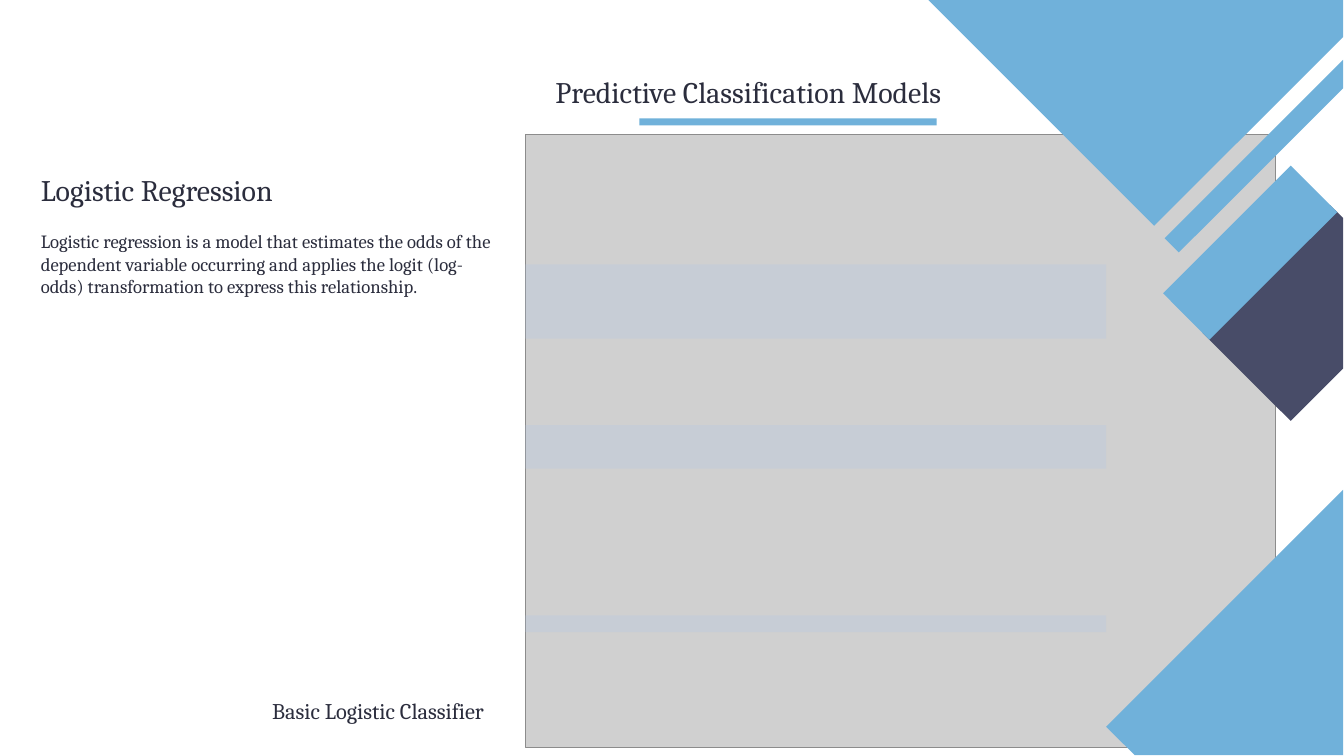
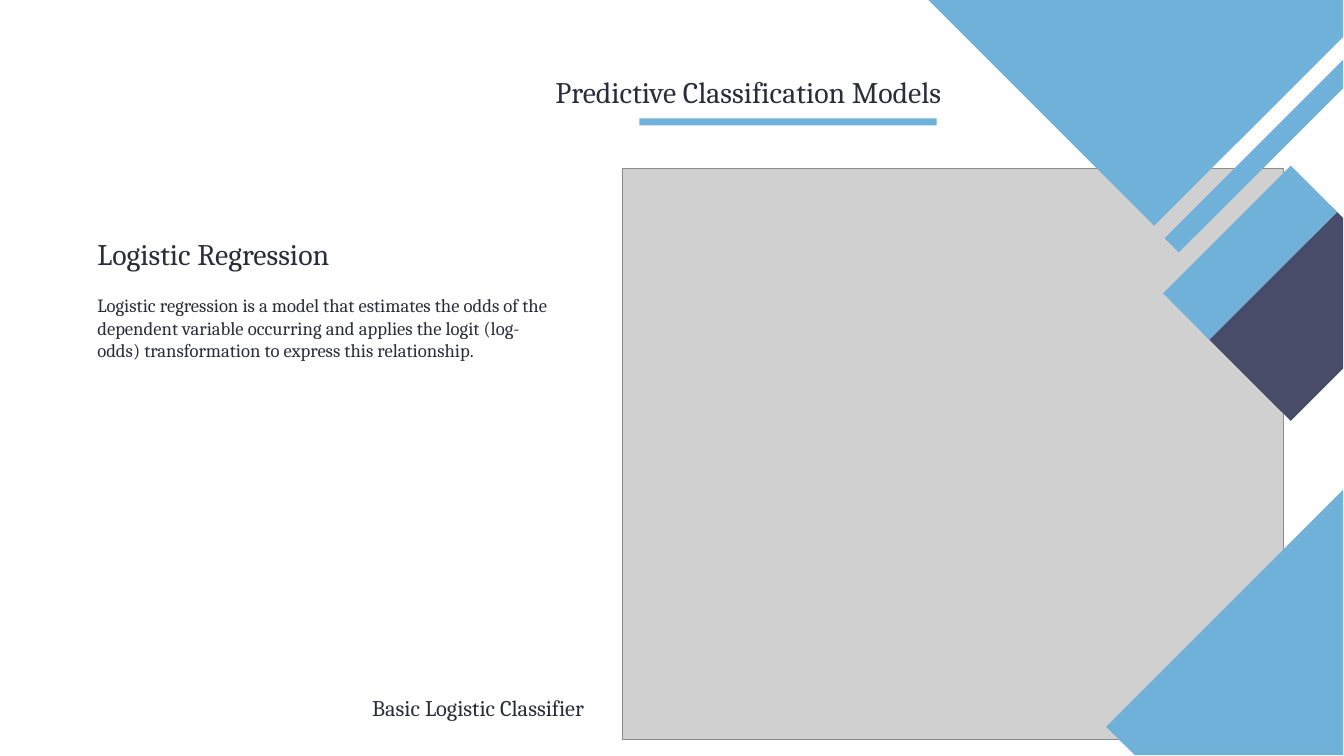
Before and after one commit to ztutar/Employee_Attrition_Classification_StatisticalLearning_FinalProject, a slide deck: slide 15 of TUTAR_OZEN_Project_Presentation.pptx. Drawn at 1344x756 pixels with LibreOffice and Linux fonts; fonts in the diff are those of the drawing; grey boxes stand for pictures. Boxes give left, top, right and bottom in pixels: in the first picture for what was removed or moved away, otherwise in the second. Text is boxed around its words. In the diff, an @@ line names an element or a change of style, - is before the commit and + after.

```diff
--- a/TUTAR_OZEN_Project_Presentation.pptx
+++ b/TUTAR_OZEN_Project_Presentation.pptx
@@ picture: place and size @@
-picture at [525,134,1275,747]
+picture at [622,169,1284,740]
@@ text "Logistic Regression": place and size @@
-text "Logistic Regression" at [41,181,491,297]
+text "Logistic Regression" at [97,245,547,361]
@@ rectangle removed at [525,265,1106,339] @@
@@ rectangle removed at [525,426,1106,469] @@
@@ rectangle removed at [525,616,1106,633] @@
@@ text "Basic Logistic Classifier": place and size @@
-text "Basic Logistic Classifier" at [272,703,484,724]
+text "Basic Logistic Classifier" at [372,700,584,721]
```
Also in this commit, not shown: 11 other slides changed, 2 slides added, 1 slide removed, 19 other files.
